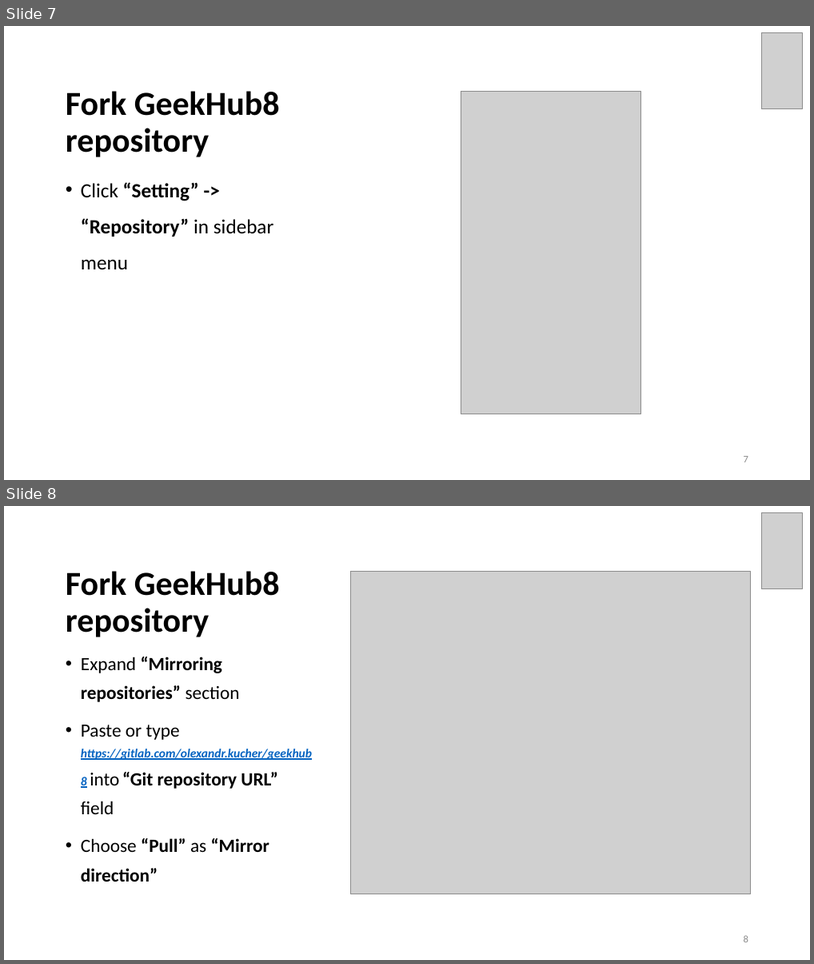
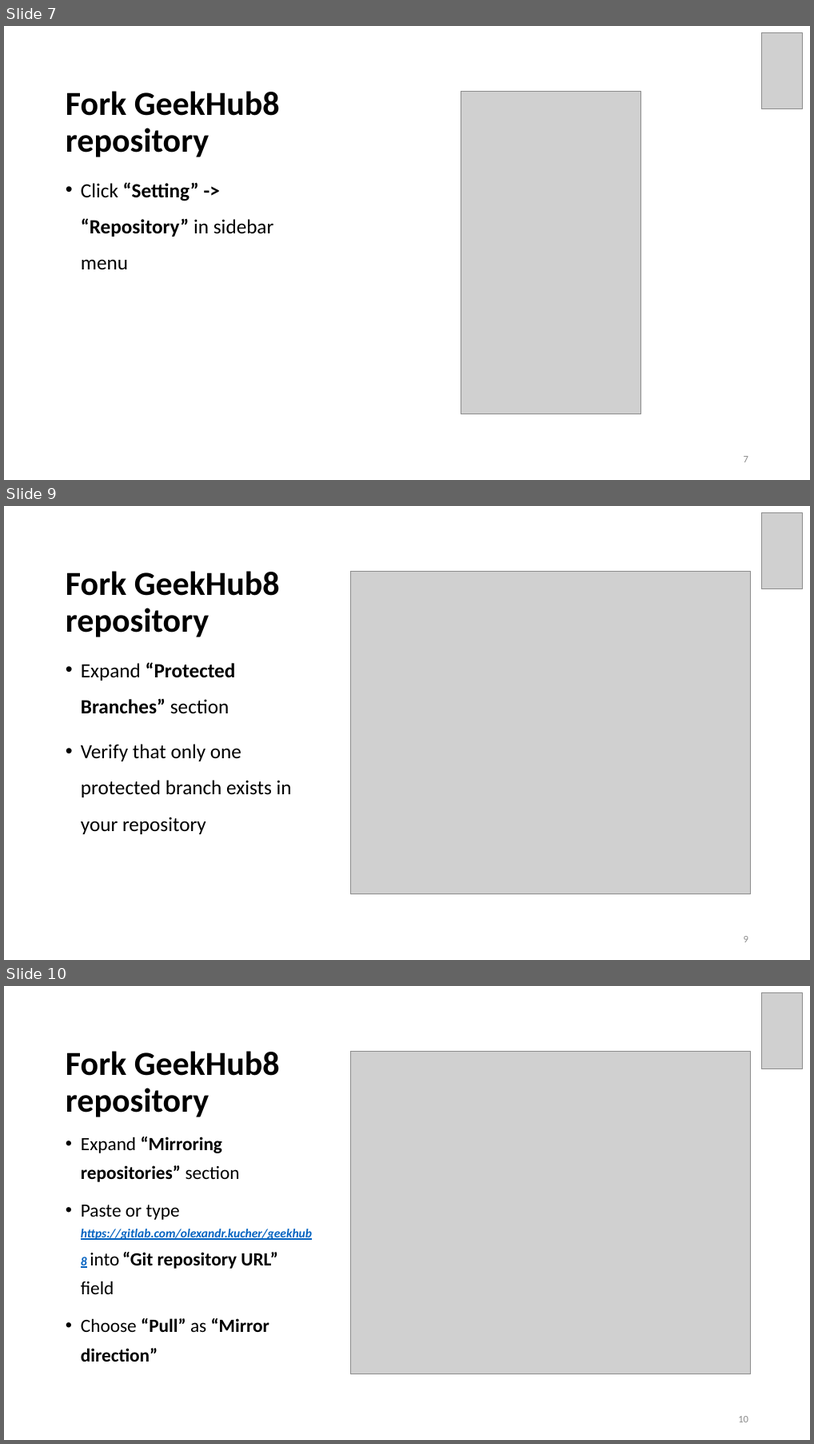
Before and after one commit to brahinets/GeekHub-J4W-8, a slide deck: Lectures/Lesson 01 - Gitlab + Intellij IDEA.pptx. Shown one above the other, each under a label of ours: slides 7 and 8 before the commit, slides 7, 9 and 10 after it; the slides between them are not shown. The pictures are 814x964 and 814x1444 pixels, drawn with LibreOffice and Linux fonts; fonts in the diff are those of the drawing; grey boxes stand for pictures. Boxes give left, top, right and bottom in pixels: in the first picture for what was removed or moved away, otherwise in the second. Text is boxed around its words. In the diff, an @@ line names an element or a change of style, - is before the commit and + after.

```diff
--- a/Lectures/Lesson 01 - Gitlab + Intellij IDEA.pptx
+++ b/Lectures/Lesson 01 - Gitlab + Intellij IDEA.pptx
@@ slide 9 added at bbox=[4, 506, 810, 960], background #FFFFFF @@
@@ picture added at bbox=[762, 512, 803, 589] @@
@@ title added at bbox=[66, 571, 280, 637], 40 pt, text #000000, bold @@
+Fork GeekHub8 repository
@@ picture added at bbox=[351, 572, 751, 894] @@
@@ text added at bbox=[81, 662, 292, 834], 24 pt, text #000000 @@
+• Expand “Protected Branches” section
+• Verify that only one protected branch exists in your repository
@@ page number added at bbox=[744, 936, 749, 942], 12 pt, text #8C8C8C @@
+9
@@ what was slide 8 is now slide 10 @@
@@ page number at bbox=[738, 1416, 749, 1422]: text changed @@
-8
+10
```
Also in this commit, not shown: 1 slide changed, 2 other slides added.
